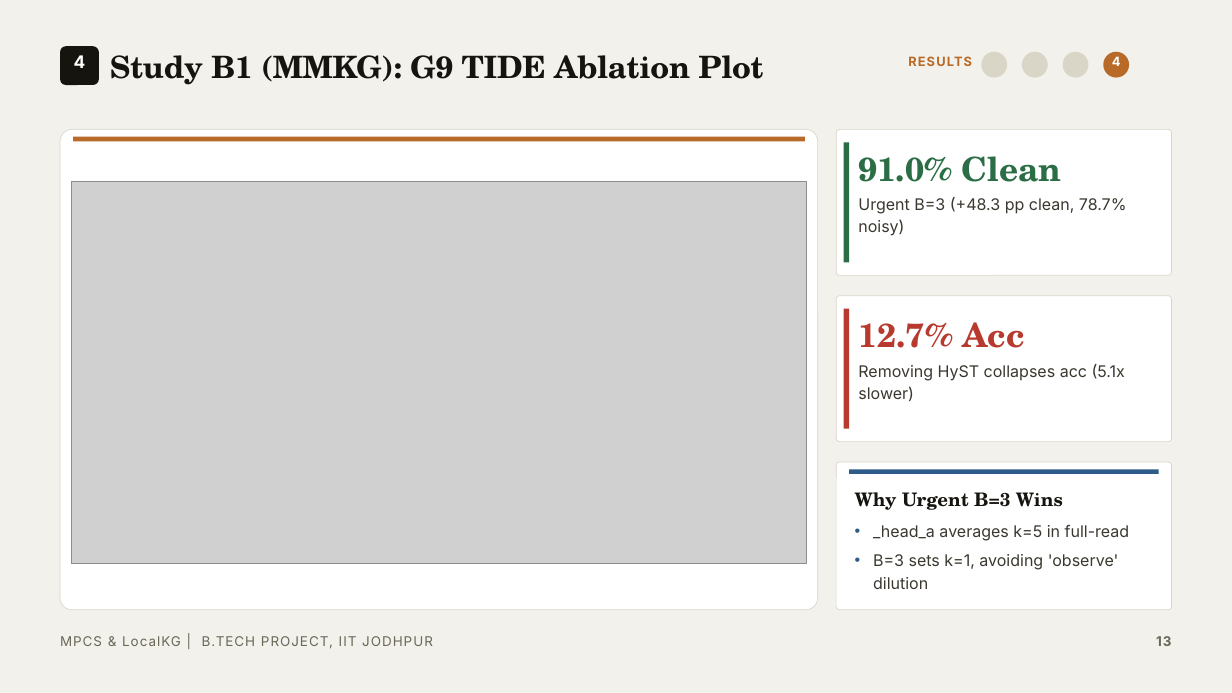
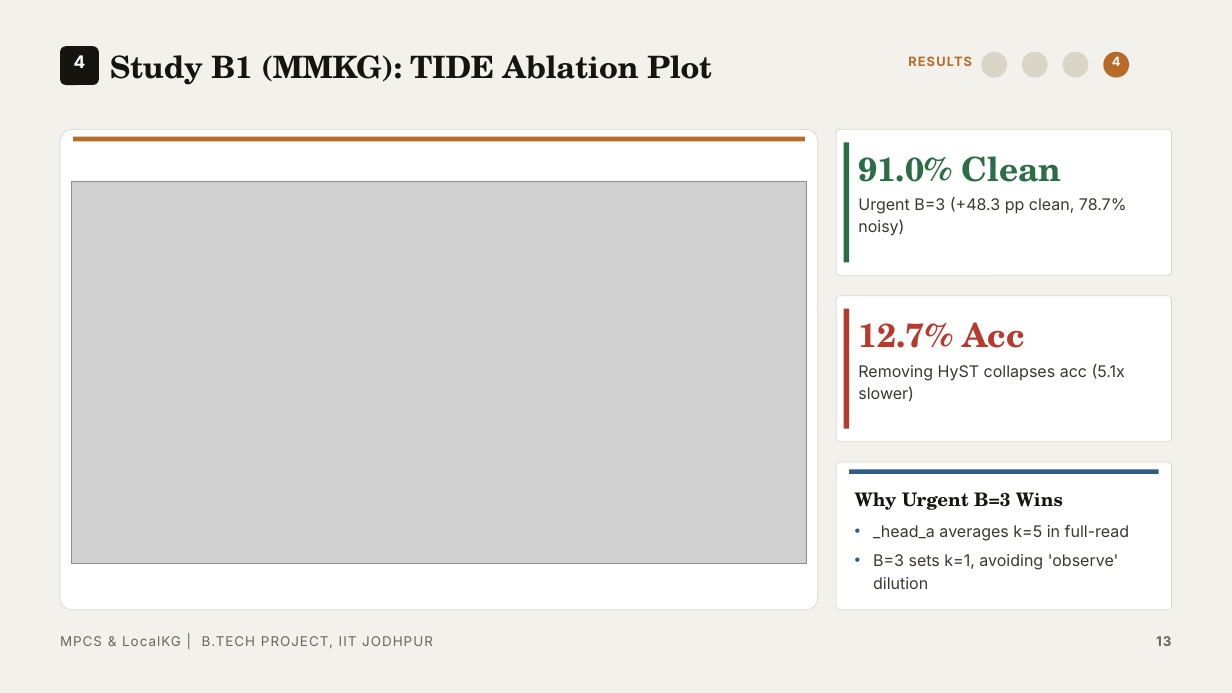
Before and after one commit to AurindumBanerjee/MPCS, a slide deck: slide 13 of report/PPT/BTP_PPT_Clean.pptx. Drawn at 1232x693 pixels with LibreOffice and Linux fonts; fonts in the diff are those of the drawing; grey boxes stand for pictures. Boxes give left, top, right and bottom in pixels: in the first picture for what was removed or moved away, otherwise in the second. Text is boxed around its words. In the diff, an @@ line names an element or a change of style, - is before the commit and + after.

```diff
--- a/report/PPT/BTP_PPT_Clean.pptx
+++ b/report/PPT/BTP_PPT_Clean.pptx
@@ title at <box>110,55,712,85</box>: text changed @@
-Study B1 (MMKG): G9 TIDE Ablation Plot
+Study B1 (MMKG): TIDE Ablation Plot
```
Also in this commit, not shown: 5 other slides changed, 3 other files.
